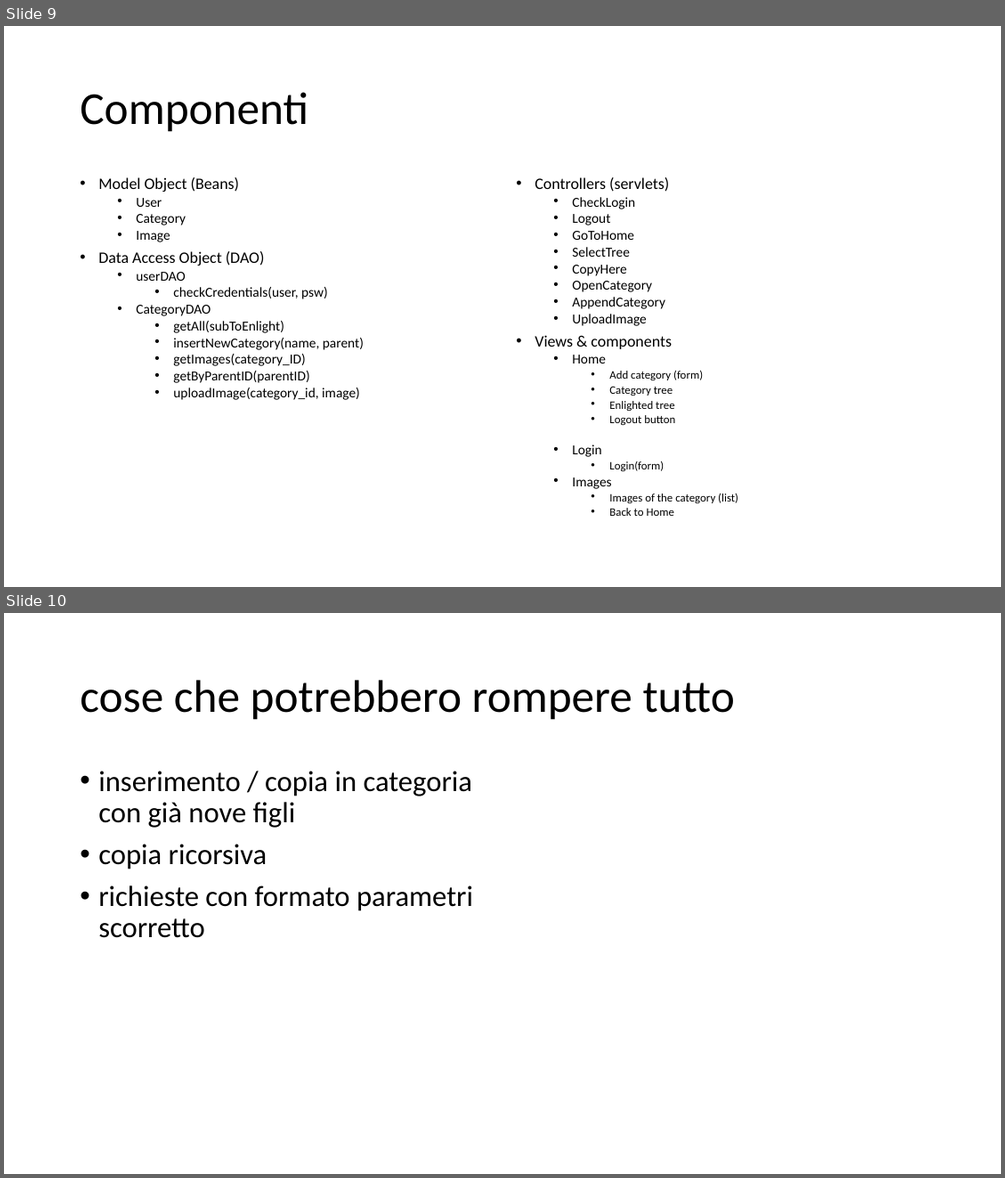
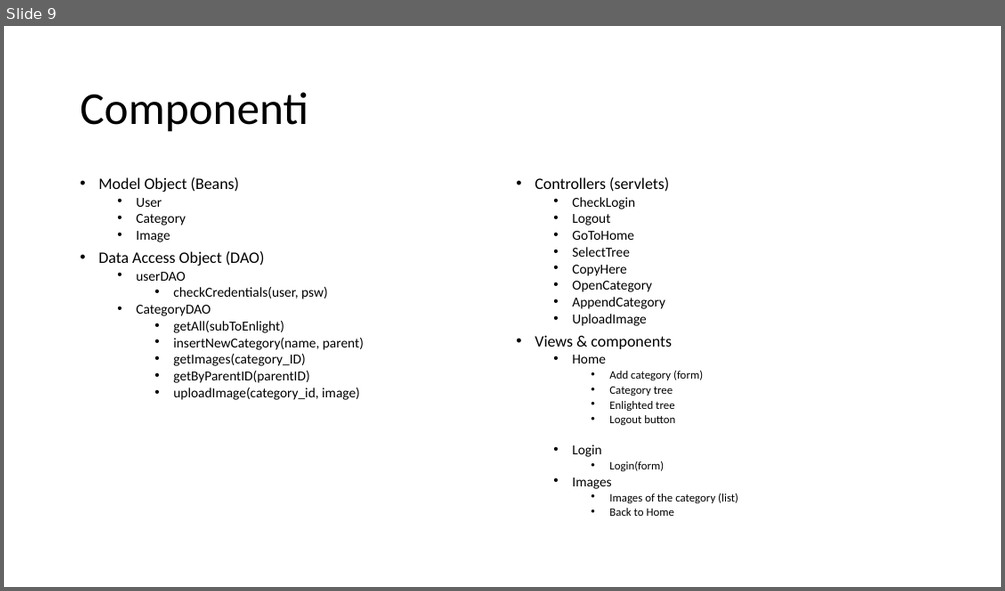
Before and after one commit to pontig/TIW_project, a slide deck: PureHTML/doc/Esercizio 3 – HTML Pure Version.pptx. Shown one above the other, each under a label of ours: slides 9 and 10 before the commit, slide 9 after it. The pictures are 1005x1178 and 1005x591 pixels, drawn with LibreOffice and Linux fonts; fonts in the diff are those of the drawing. Boxes give left, top, right and bottom in pixels: in the first picture for what was removed or moved away, otherwise in the second. Text is boxed around its words. In the diff, an @@ line names an element or a change of style, - is before the commit and + after.

Commit message:
css

```diff
--- a/PureHTML/doc/Esercizio 3 – HTML Pure Version.pptx
+++ b/PureHTML/doc/Esercizio 3 – HTML Pure Version.pptx
@@ slide 10 removed at (4, 613, 1001, 1174), background #FFFFFF @@
@@ title removed at (80, 680, 735, 720) @@
-cose che potrebbero rompere tutto
@@ text removed at (98, 771, 473, 938) @@
-• inserimento / copia in categoria con già nove figli
-• copia ricorsiva
-• richieste con formato parametri scorretto
```
